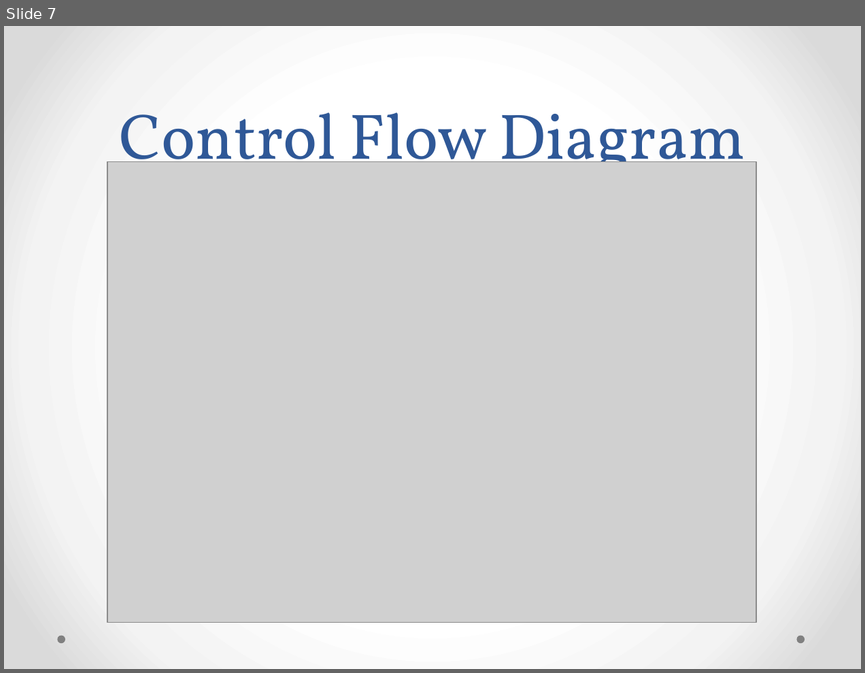
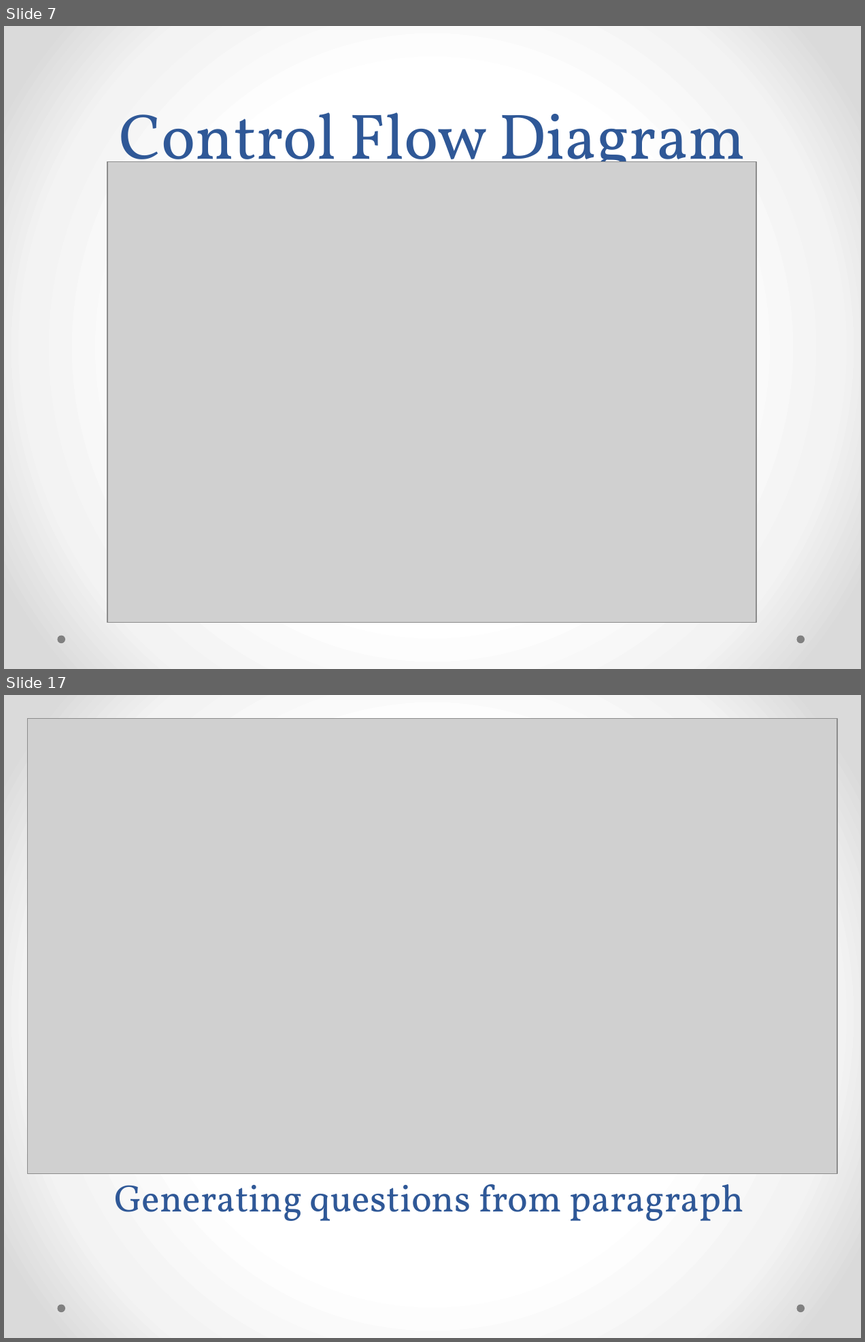
Before and after one commit to ShreyasJejurkar/AutomaticQuestionPaperGeneration, a slide deck: BE project/review 4.pptx. Shown one above the other, each under a label of ours: slide 7 before the commit, slides 7 and 17 after it; the slides between them are not shown. The pictures are 865x673 and 865x1342 pixels, drawn with LibreOffice and Linux fonts; fonts in the diff are those of the drawing; grey boxes stand for pictures. Boxes give left, top, right and bottom in pixels: in the first picture for what was removed or moved away, otherwise in the second. Text is boxed around its words. In the diff, an @@ line names an element or a change of style, - is before the commit and + after.

```diff
--- a/BE project/review 4.pptx
+++ b/BE project/review 4.pptx
@@ slide 17 added at box(4, 695, 861, 1338), background gradient #FFFFFF to #F4F4F4 to #DADADA; not listed: 2 template elements that a slide beside it also shows @@
@@ picture added at box(28, 718, 838, 1173) @@
@@ title added at box(114, 1184, 743, 1221), 32 pt, text #2F5897 @@
+Generating questions from paragraph
```
Also in this commit, not shown: 1 slide changed, 10 other slides added, 3 other files.
